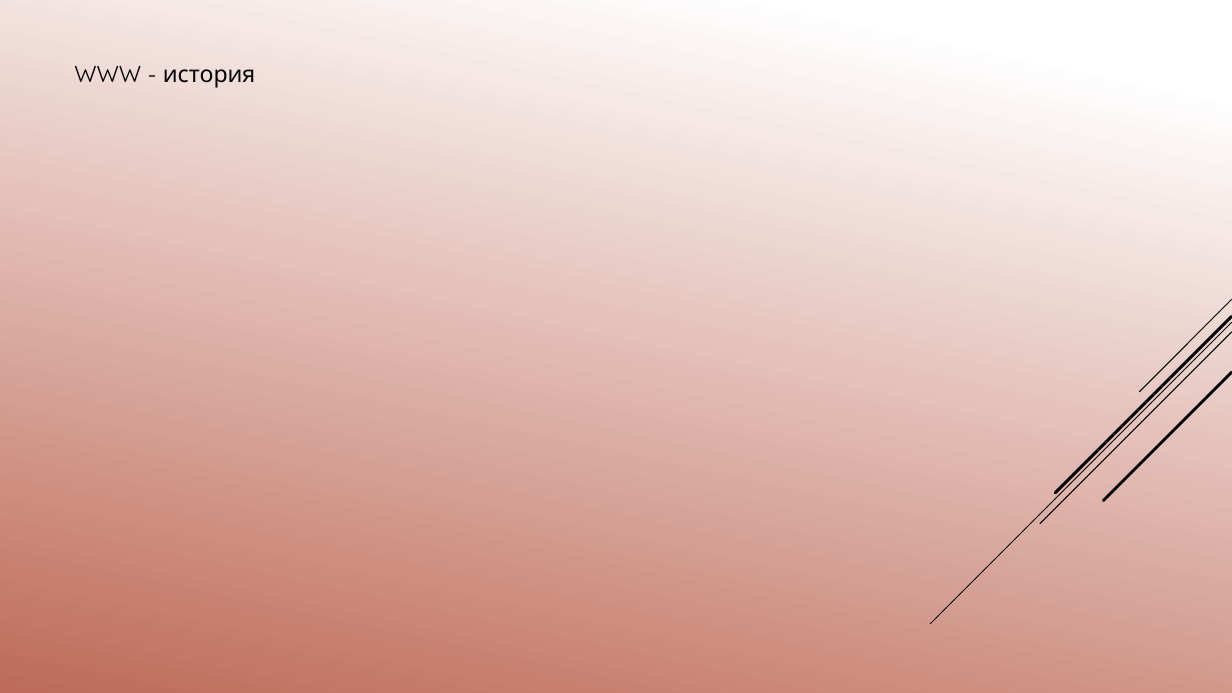
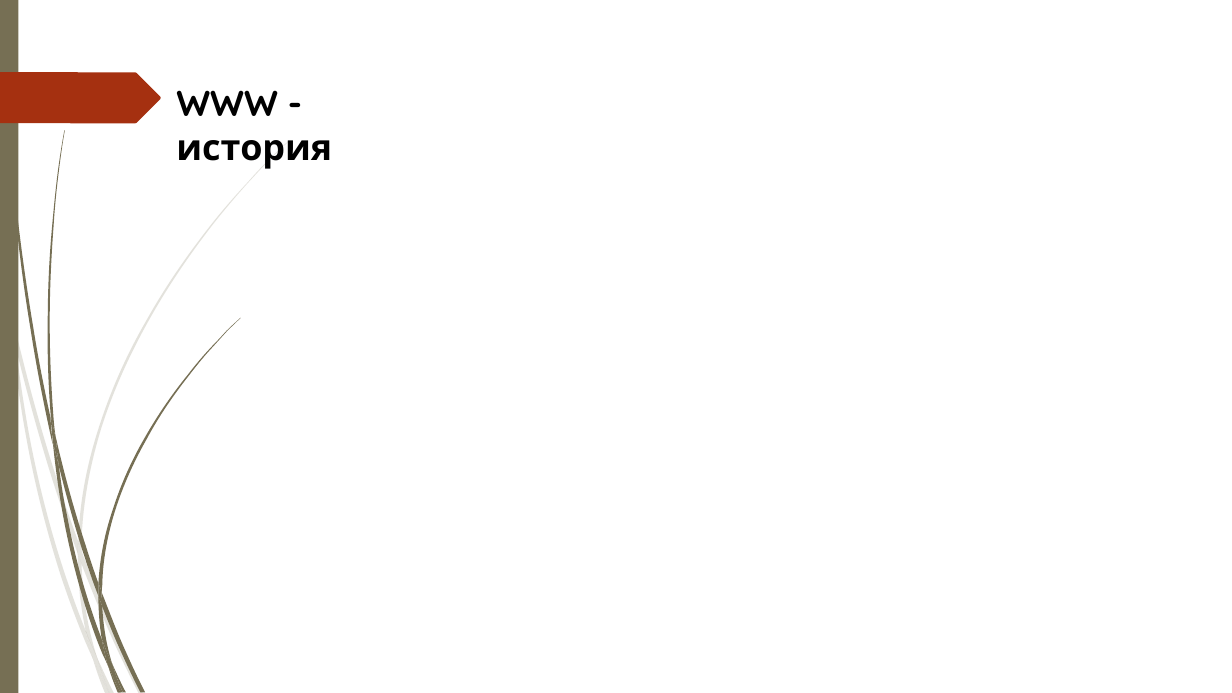
Before and after one commit to pgee-dzi2024/Theme_18, a slide deck: slide 3 of 18 Магдалена Халачева/Защита теория.pptx. Drawn at 1232x693 pixels with LibreOffice and Linux fonts; fonts in the diff are those of the drawing; background and template pictures are left out. Boxes give left, top, right and bottom in pixels: in the first picture for what was removed or moved away, otherwise in the second. Text is boxed around its words. In the diff, an @@ line names an element or a change of style, - is before the commit and + after.

```diff
--- a/18 Магдалена Халачева/Защита теория.pptx
+++ b/18 Магдалена Халачева/Защита теория.pptx
@@ background gradient #FFFFFF to #C26A56 to picture (left out) @@
@@ rectangle added at (x1=0, y1=0, x2=18, y2=693), fill #766F54 @@
@@ freeform shape added at (x1=0, y1=72, x2=161, y2=123), fill #A53010 @@
@@ text "WWW - история" moved from (x1=74, y1=66, x2=255, y2=88) to (x1=176, y1=90, x2=332, y2=169) @@
@@ text "WWW - история" at (x1=176, y1=90, x2=332, y2=169): size 18 to 28 pt, bold on @@
@@ group removed at (x1=931, y1=299, x2=1232, y2=624): 5 lines @@
@@ group added at (x1=0, y1=141, x2=288, y2=693): 10 freeform shapes @@
@@ group added at (x1=3, y1=0, x2=240, y2=693): 12 freeform shapes @@
```
Also in this commit, not shown: 5 other slides changed, 4 slides added, 4 slides removed, 21 other files.
